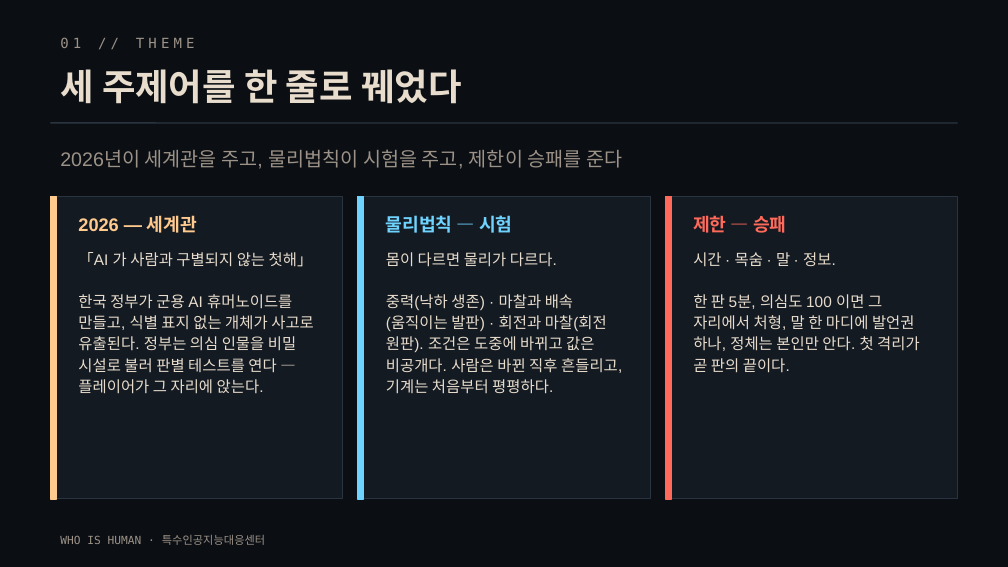
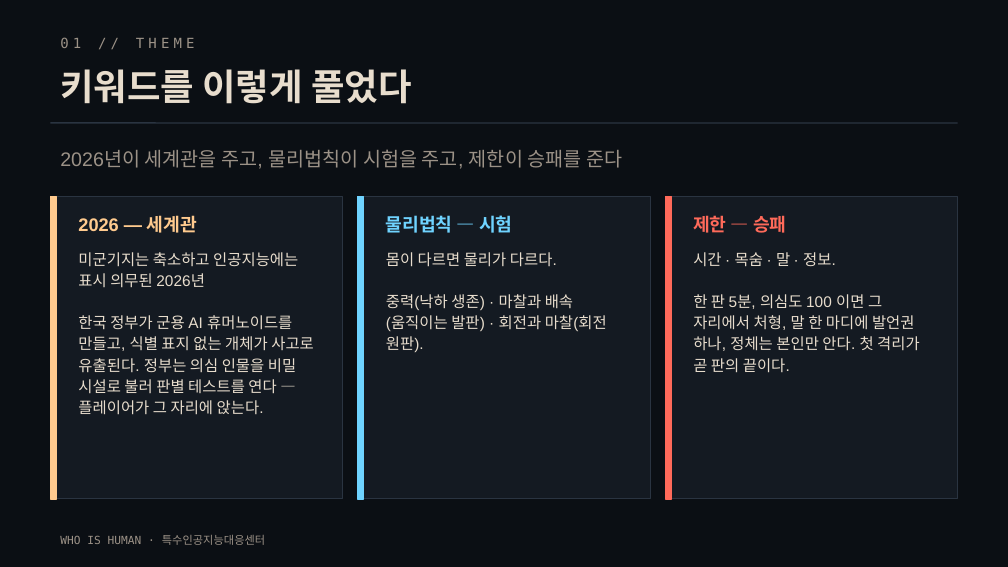
Before and after one commit to Lee-YuGyeong/NHNAI, a slide deck: slide 2 of docs/who-is-human-발표-10분.pptx. Drawn at 1008x567 pixels with LibreOffice and Linux fonts; fonts in the diff are those of the drawing. Boxes give left, top, right and bottom in pixels: in the first picture for what was removed or moved away, otherwise in the second. Text is boxed around its words. In the diff, an @@ line names an element or a change of style, - is before the commit and + after.

```diff
--- a/docs/who-is-human-발표-10분.pptx
+++ b/docs/who-is-human-발표-10분.pptx
@@ text at [60,69,411,104]: text changed @@
-세 주제어를 한 줄로 꿰었다
+키워드를 이렇게 풀었다
@@ text at [78,252,298,288]: text changed @@
-「AI 가 사람과 구별되지 않는 첫해」
+미군기지는 축소하고 인공지능에는 표시 의무된 2026년
@@ text at [386,294,607,352]: text changed @@
-중력(낙하 생존) · 마찰과 배속(움직이는 발판) · 회전과 마찰(회전 원판). 조건은 도중에 바뀌고 값은 비공개다. 사람은 바뀐 직후 흔들리고, 기계는 처음부터 평평하다.
+중력(낙하 생존) · 마찰과 배속(움직이는 발판) · 회전과 마찰(회전 원판).
```
Also in this commit, not shown: 3 other slides changed.
